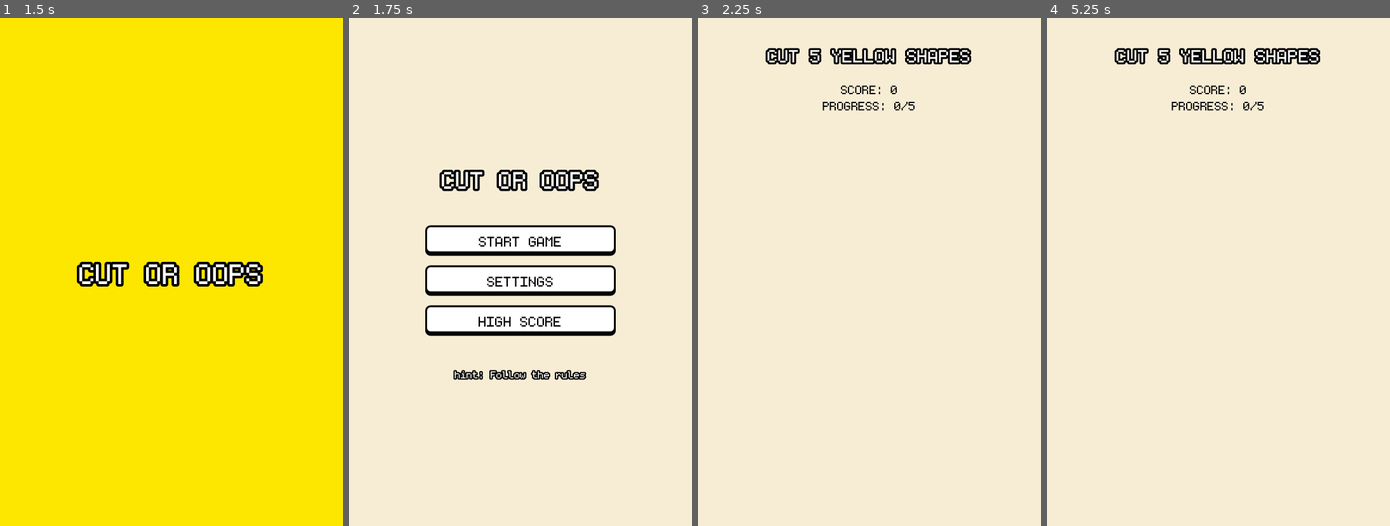
Above: before the commit, frames 1-4 (left to right).
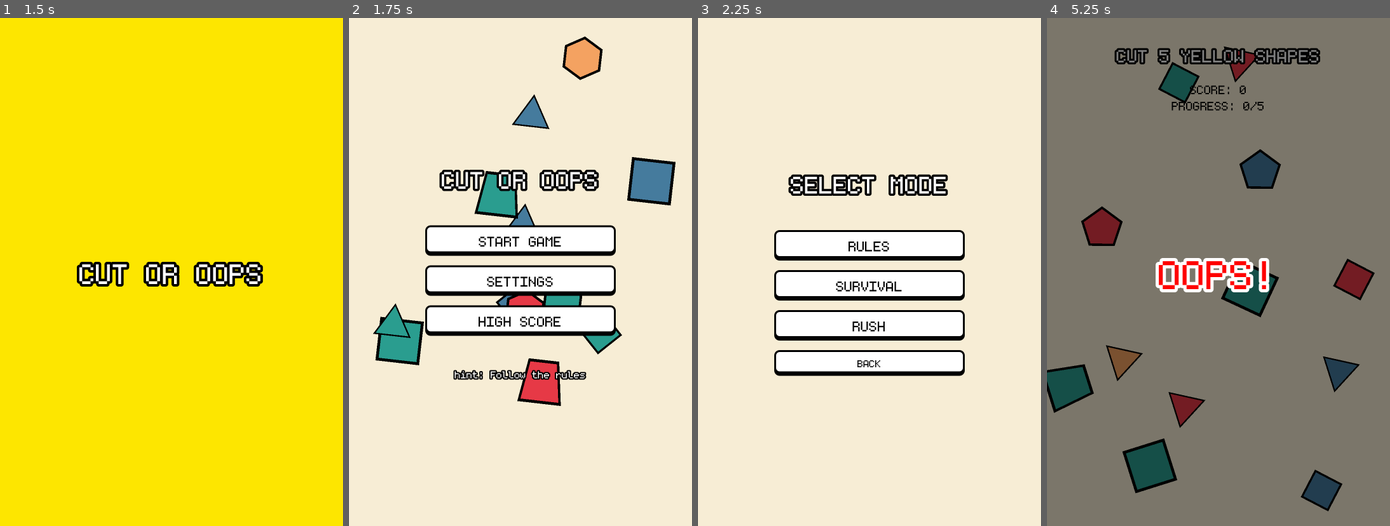
Above: after the commit, the same moments.

Repository: christian759/cut-or-oops
Game: Godot game, scene res://Scenes/splash.tscn
Same seed, same stepped clock (60 frames per second), same inputs: the game is played once before the commit and once after it.
Inputs (mouse positions are in pixels of both pictures, inside the frame that each line leads up to):
- Up to frame 1 (1.5 s): tap Enter at 0.5 s; move the mouse to (246, 246) at 0.52 s; click (246, 246) at 0.67 s; tap Space at 1.25 s; drag from (102, 297) to (154, 373) at 1.27 s
- Up to frame 2 (1.75 s): no input
- Up to frame 3 (2.25 s): click "START GAME" at 2 s
- Up to frame 4 (5.25 s): click (1218, 246) at 2.75 s, where only the run after the commit has a clickable "RULES"; move the mouse to (1252, 160) at 3.52 s; click (1252, 160) at 3.67 s; drag from (1201, 373) to (1115, 195) at 4.27 s; move the mouse to (1321, 348) at 5.02 s; click (1321, 348) at 5.17 s

Frame 1 is identical in both runs. In frame 2, 5.9% of the frame differs, in the area x 7-96%, y 3-77%; in frame 3, 16%; in frame 4, 99%, in the area x 0-100%, y 0-100%.
Error before the commit: Parse Error: Cannot infer the type of "a" variable because the value doesn't have a set type. (res://Scripts/shape.gd:73)

Commit message:
feat: Introduce game mode selection with a dedicated scene and global state management for different game modes.

Diff:
--- /dev/null
+++ b/Scenes/ModeSelect.tscn
@@ -0,0 +1,154 @@
+[gd_scene load_steps=7 format=3 uid="uid://b5o4qf15u5b3y"]
+
+[ext_resource type="Script" uid="uid://dmj6xt6h1574a" path="res://Scripts/mode_select.gd" id="1_modeselect"]
+[ext_resource type="FontFile" uid="uid://c6c1i4fulm8lg" path="res://Assets/monogram/ttf/monogram.ttf" id="2_font"]
+
+[sub_resource type="StyleBoxFlat" id="StyleBoxFlat_btn"]
+bg_color = Color(1, 1, 1, 1)
+border_width_left = 6
+border_width_top = 6
+border_width_right = 6
+border_width_bottom = 14
+border_color = Color(0, 0, 0, 1)
+corner_radius_top_left = 16
+corner_radius_top_right = 16
+corner_radius_bottom_right = 16
+corner_radius_bottom_left = 16
+content_margin_left = 40.0
+content_margin_top = 20.0
+content_margin_right = 40.0
+content_margin_bottom = 20.0
+
+[sub_resource type="StyleBoxFlat" id="StyleBoxFlat_btn_hover"]
+bg_color = Color(0.9, 0.9, 0.9, 1)
+border_width_left = 6
+border_width_top = 6
+border_width_right = 6
+border_width_bottom = 14
+border_color = Color(0, 0, 0, 1)
+corner_radius_top_left = 16
+corner_radius_top_right = 16
+corner_radius_bottom_right = 16
+corner_radius_bottom_left = 16
+content_margin_left = 40.0
+content_margin_top = 20.0
+content_margin_right = 40.0
+content_margin_bottom = 20.0
+
+[sub_resource type="StyleBoxFlat" id="StyleBoxFlat_btn_pressed"]
+bg_color = Color(0.8, 0.8, 0.8, 1)
+border_width_left = 6
+border_width_top = 10
+border_width_right = 6
+border_width_bottom = 6
+border_color = Color(0, 0, 0, 1)
+corner_radius_top_left = 16
+corner_radius_top_right = 16
+corner_radius_bottom_right = 16
+corner_radius_bottom_left = 16
+content_margin_left = 40.0
+content_margin_top = 24.0
+content_margin_right = 40.0
+content_margin_bottom = 16.0
+
+[node name="ModeSelect" type="Control"]
+layout_mode = 3
+anchors_preset = 15
+anchor_right = 1.0
+anchor_bottom = 1.0
+grow_horizontal = 2
+grow_vertical = 2
+script = ExtResource("1_modeselect")
+
+[node name="ColorRect" type="ColorRect" parent="."]
+layout_mode = 1
+anchors_preset = 15
+anchor_right = 1.0
+anchor_bottom = 1.0
+grow_horizontal = 2
+grow_vertical = 2
+color = Color(0.9686, 0.9294, 0.8353, 1)
+
+[node name="VBoxContainer" type="VBoxContainer" parent="."]
+layout_mode = 1
+anchors_preset = 13
+anchor_left = 0.5
+anchor_right = 0.5
+anchor_bottom = 1.0
+offset_left = -300.0
+offset_right = 300.0
+grow_horizontal = 2
+grow_vertical = 2
+theme_override_constants/separation = 100
+alignment = 1
+
+[node name="TitleLabel" type="Label" parent="VBoxContainer"]
+layout_mode = 2
+theme_override_colors/font_color = Color(1, 1, 1, 1)
+theme_override_colors/font_outline_color = Color(0, 0, 0, 1)
+theme_override_constants/outline_size = 28
+theme_override_fonts/font = ExtResource("2_font")
+theme_override_font_sizes/font_size = 120
+text = "SELECT MODE"
+horizontal_alignment = 1
+
+[node name="ButtonContainer" type="VBoxContainer" parent="VBoxContainer"]
+layout_mode = 2
+theme_override_constants/separation = 30
+
+[node name="RulesButton" type="Button" parent="VBoxContainer/ButtonContainer"]
+layout_mode = 2
+theme_override_colors/font_color = Color(0, 0, 0, 1)
+theme_override_colors/font_hover_color = Color(0, 0, 0, 1)
+theme_override_colors/font_focus_color = Color(0, 0, 0, 1)
+theme_override_colors/font_pressed_color = Color(0, 0, 0, 1)
+theme_override_fonts/font = ExtResource("2_font")
+theme_override_font_sizes/font_size = 70
+theme_override_styles/hover = SubResource("StyleBoxFlat_btn_hover")
+theme_override_styles/pressed = SubResource("StyleBoxFlat_btn_pressed")
+theme_override_styles/normal = SubResource("StyleBoxFlat_btn")
+text = "RULES"
+
+[node name="SurvivalButton" type="Button" parent="VBoxContainer/ButtonContainer"]
+layout_mode = 2
+theme_override_colors/font_color = Color(0, 0, 0, 1)
+theme_override_colors/font_hover_color = Color(0, 0, 0, 1)
+theme_override_colors/font_focus_color = Color(0, 0, 0, 1)
+theme_override_colors/font_pressed_color = Color(0, 0, 0, 1)
+theme_override_fonts/font = ExtResource("2_font")
+theme_override_font_sizes/font_size = 70
+theme_override_styles/hover = SubResource("StyleBoxFlat_btn_hover")
+theme_override_styles/pressed = SubResource("StyleBoxFlat_btn_pressed")
+theme_override_styles/normal = SubResource("StyleBoxFlat_btn")
+text = "SURVIVAL"
+
+[node name="RushButton" type="Button" parent="VBoxContainer/ButtonContainer"]
+layout_mode = 2
+theme_override_colors/font_color = Color(0, 0, 0, 1)
+theme_override_colors/font_hover_color = Color(0, 0, 0, 1)
+theme_override_colors/font_focus_color = Color(0, 0, 0, 1)
+theme_override_colors/font_pressed_color = Color(0, 0, 0, 1)
+theme_override_fonts/font = ExtResource("2_font")
+theme_override_font_sizes/font_size = 70
+theme_override_styles/hover = SubResource("StyleBoxFlat_btn_hover")
+theme_override_styles/pressed = SubResource("StyleBoxFlat_btn_pressed")
+theme_override_styles/normal = SubResource("StyleBoxFlat_btn")
+text = "RUSH"
+
+[node name="BackButton" type="Button" parent="VBoxContainer/ButtonContainer"]
+layout_mode = 2
+theme_override_colors/font_color = Color(0, 0, 0, 1)
+theme_override_colors/font_hover_color = Color(0, 0, 0, 1)
+theme_override_colors/font_focus_color = Color(0, 0, 0, 1)
+theme_override_colors/font_pressed_color = Color(0, 0, 0, 1)
+theme_override_fonts/font = ExtResource("2_font")
+theme_override_font_sizes/font_size = 50
+theme_override_styles/hover = SubResource("StyleBoxFlat_btn_hover")
+theme_override_styles/pressed = SubResource("StyleBoxFlat_btn_pressed")
+theme_override_styles/normal = SubResource("StyleBoxFlat_btn")
+text = "BACK"
+
+[connection signal="pressed" from="VBoxContainer/ButtonContainer/RulesButton" to="." method="_on_rules_button_pressed"]
+[connection signal="pressed" from="VBoxContainer/ButtonContainer/SurvivalButton" to="." method="_on_survival_button_pressed"]
+[connection signal="pressed" from="VBoxContainer/ButtonContainer/RushButton" to="." method="_on_rush_button_pressed"]
+[connection signal="pressed" from="VBoxContainer/ButtonContainer/BackButton" to="." method="_on_back_button_pressed"]
--- /dev/null
+++ b/Scripts/global.gd
@@ -0,0 +1,9 @@
+extends Node
+
+enum GameMode {
+	RULES,
+	SURVIVAL,
+	RUSH
+}
+
+var current_mode: GameMode = GameMode.RULES
--- a/Scripts/home.gd
+++ b/Scripts/home.gd
@@ -21,4 +21,4 @@
 
 
 func _on_button_pressed() -> void:
-	get_tree().change_scene_to_file("res://Scenes/Rules.tscn")
+	get_tree().change_scene_to_file("res://Scenes/ModeSelect.tscn")
--- /dev/null
+++ b/Scripts/mode_select.gd
@@ -0,0 +1,19 @@
+extends Control
+
+func _on_rules_button_pressed() -> void:
+	Global.current_mode = Global.GameMode.RULES
+	_start_game()
+
+func _on_survival_button_pressed() -> void:
+	Global.current_mode = Global.GameMode.SURVIVAL
+	_start_game()
+
+func _on_rush_button_pressed() -> void:
+	Global.current_mode = Global.GameMode.RUSH
+	_start_game()
+
+func _on_back_button_pressed() -> void:
+	get_tree().change_scene_to_file("res://Scenes/home.tscn")
+
+func _start_game():
+	get_tree().change_scene_to_file("res://Scenes/Rules.tscn")
--- a/Scripts/rules.gd
+++ b/Scripts/rules.gd
@@ -23,7 +23,15 @@
 
 func _ready():
 	randomize()
-	_generate_new_rule()
+	if Global.current_mode == Global.GameMode.RULES:
+		_generate_new_rule()
+	elif Global.current_mode == Global.GameMode.SURVIVAL:
+		rule_label.text = "SURVIVAL MODE (WIP)"
+		score_label.text = "SCORE: 0"
+	elif Global.current_mode == Global.GameMode.RUSH:
+		rule_label.text = "RUSH MODE (WIP)"
+		score_label.text = "SCORE: 0\nTIME: 60"
+
 	for i in 12:
 		_spawn_shape()
 
--- a/Scripts/shape.gd
+++ b/Scripts/shape.gd
@@ -70,7 +70,7 @@
 	var arr := PackedVector2Array()
 	var offset = -PI/2.0
 	for i in sides:
-		var a := offset + TAU * i / sides
+		var a: float = offset + TAU * float(i) / float(sides)
 		arr.append(Vector2(cos(a), sin(a)) * radius)
 	return arr
 
--- a/project.godot
+++ b/project.godot
@@ -15,6 +15,10 @@
 config/features=PackedStringArray("4.6", "Mobile")
 config/icon="res://icon.svg"
 
+[autoload]
+
+Global="*res://Scripts/global.gd"
+
 [display]
 
 window/size/viewport_width=1080
